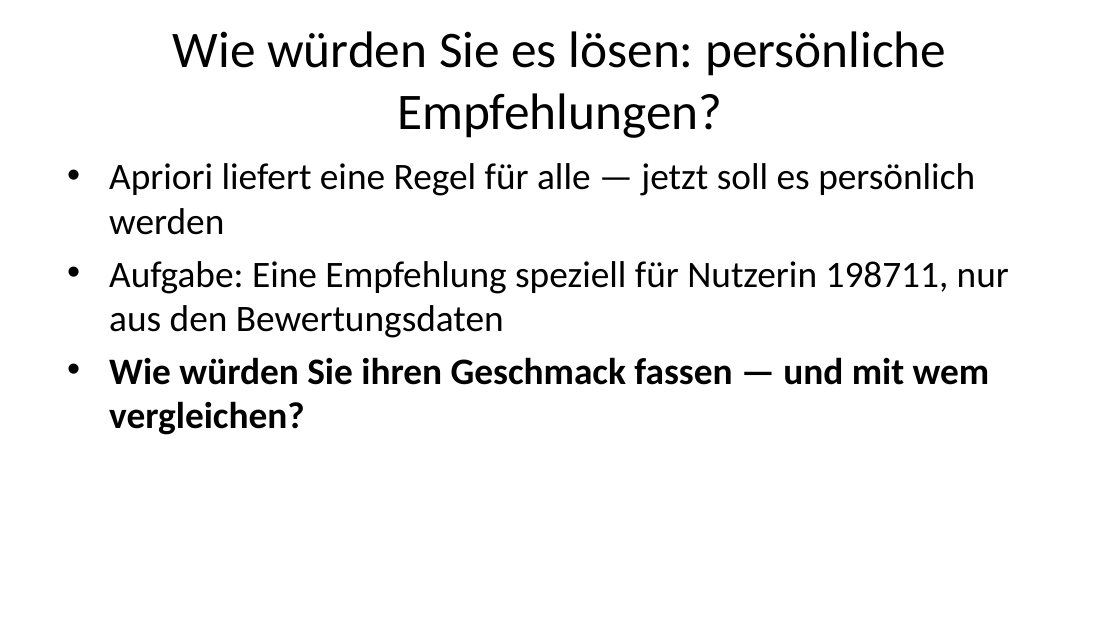
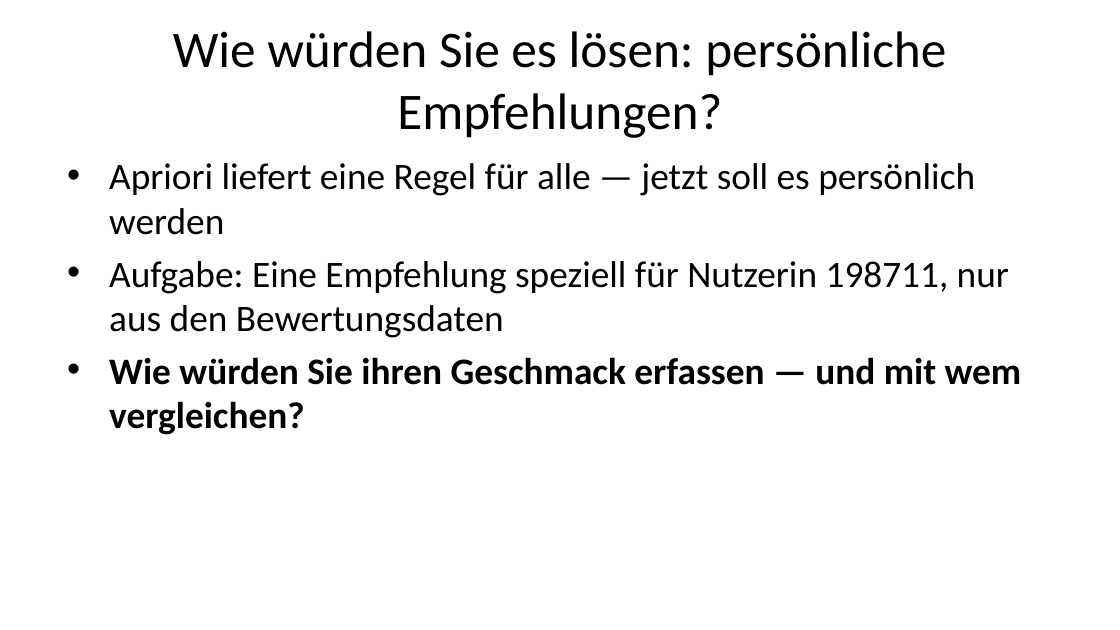
Before and after one commit to daswesen/2026-hu-berlin-data-mining, a slide deck: slide 40 of Konsultation_IBI_Deck.pptx. Drawn at 1120x630 pixels with LibreOffice and Linux fonts; fonts in the diff are those of the drawing. Boxes give left, top, right and bottom in pixels: in the first picture for what was removed or moved away, otherwise in the second. Text is boxed around its words. In the diff, an @@ line names an element or a change of style, - is before the commit and + after.

```diff
--- a/Konsultation_IBI_Deck.pptx
+++ b/Konsultation_IBI_Deck.pptx
@@ text at <box>109,357,1022,435</box>: text changed @@
-• Wie würden Sie ihren Geschmack fassen — und mit wem vergleichen?
+• Wie würden Sie ihren Geschmack erfassen — und mit wem vergleichen?
```
Also in this commit, not shown: 15 other slides changed, 8 slides added, 5 slides removed, 53 other files.
